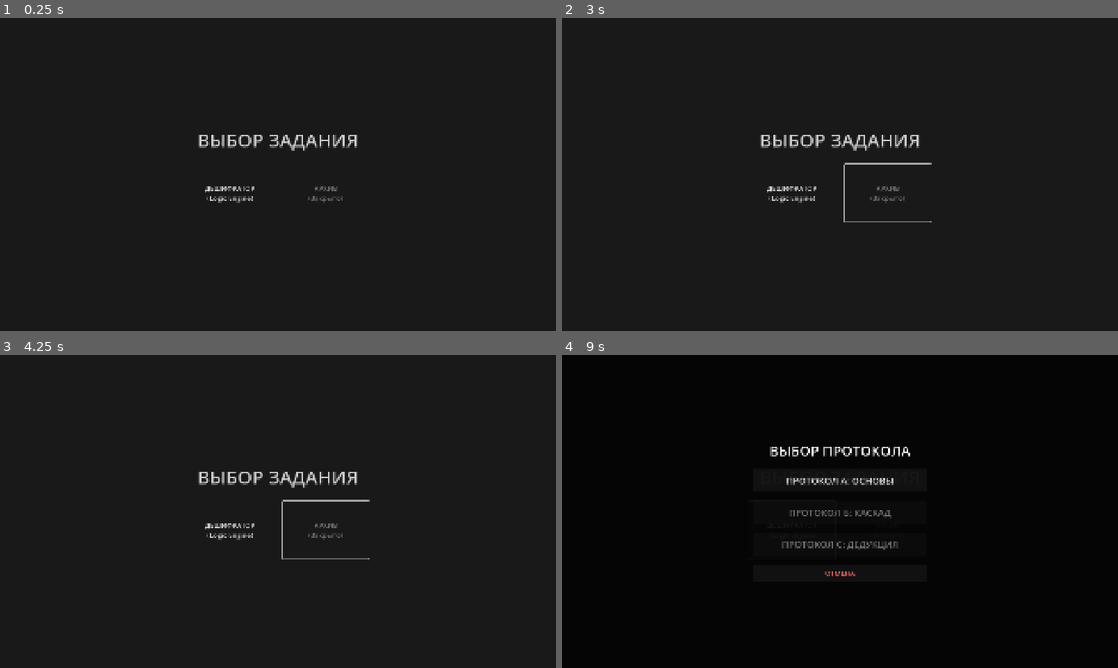
Above: before the commit, frames 1-4 (two rows, left to right).
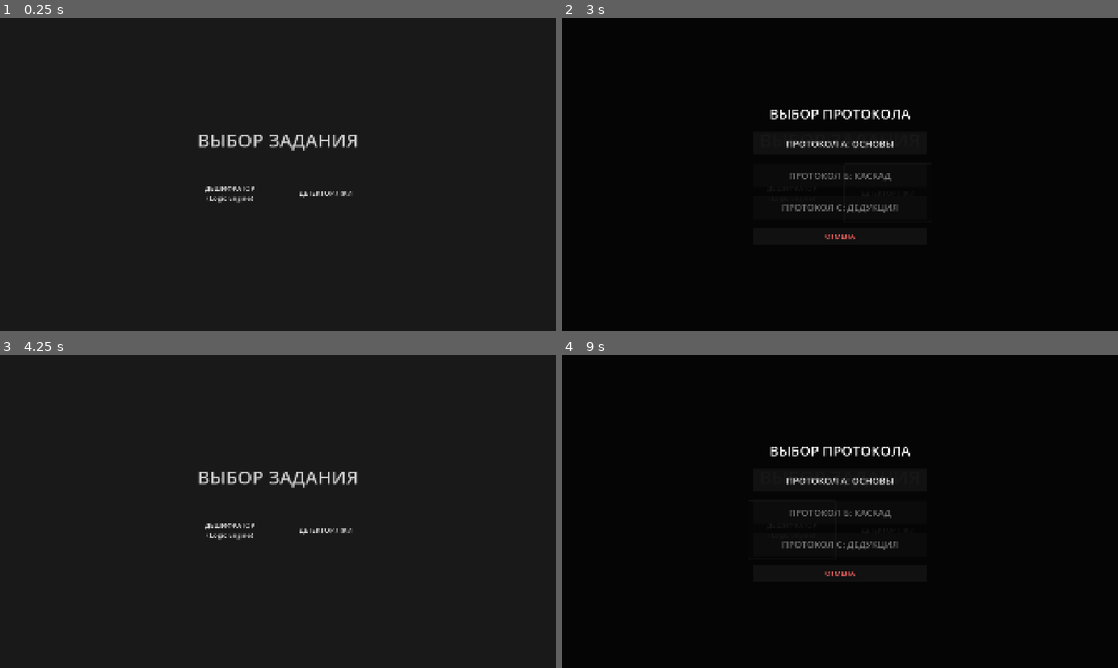
Above: after the commit, the same moments.

Repository: Nurik-dotcom/untmatric
Game: Godot game, scene res://scenes/QuestSelect.tscn
The game is run twice, just before and just after one commit, with the same random seed, the same clock (stepped at 60 frames per second) and the same inputs.
Inputs (mouse positions are in pixels of both pictures, inside the frame that each line leads up to):
- Up to frame 1 (0.25 s): no input
- Up to frame 2 (3 s): click "ДЕШИФРАТОР (Logic Engine)" at 0.5 s; click "ПРОТОКОЛ А: ОСНОВЫ" at 1.25 s; click "МЕНЮ" at 2 s; click (890, 193) at 2.75 s, where only the run after the commit has a clickable "ДЕТЕКТОР ЛЖИ"
- Up to frame 3 (4.25 s): click (278, 574) at 3.5 s, where only the run after the commit has a clickable "ОТМЕНА"
- Up to frame 4 (9 s): click "ДЕШИФРАТОР (Logic Engine)" at 4.25 s; click "ПРОТОКОЛ А: ОСНОВЫ" at 5 s; click "ПРОВЕРИТЬ" at 5.75 s; click "МЕНЮ" at 6.5 s; click (890, 530) at 7.25 s, where only the run after the commit has a clickable "ДЕТЕКТОР ЛЖИ"; click (840, 574) at 8 s, where only the run after the commit has a clickable "ОТМЕНА"; click "ДЕШИФРАТОР (Logic Engine)" at 8.75 s

The runs differ from the first frame. In frame 1, 0.2% of the frame differs, in the area x 53-64%, y 53-60%; in frame 2, 2.1%, in the area x 35-67%, y 29-71%; in frame 3, 0.4%; in frame 4, less than 0.1%.

Commit message:
Implement Logic Quest (Lie Detector) and finalize navigation
- Added `scenes/LogicQuestA.tscn` and `.gd` implementing the logic gate puzzle (Level A).
- Updated `scenes/QuestSelect.tscn` to include the "Lie Detector" button.
- Updated `scenes/QuestSelect.gd` to handle navigation to the Logic Quest.
- Added `scenes/Blur.gdshader` for the modal background effect.
- Renamed "Archive" button to "Lie Detector".
- Ensured landscape layout and Russian localization throughout.
- Preserved existing Decryptor and LogicEngine implementations.

Co-authored-by: Nurik-dotcom <84225078+Nurik-dotcom@users.noreply.github.com>

Diff:
--- /dev/null
+++ b/scenes/Blur.gdshader
@@ -0,0 +1,9 @@
+shader_type canvas_item;
+
+uniform float lod: hint_range(0.0, 5.0) = 0.0;
+uniform vec4 modulate: source_color = vec4(0.0, 0.0, 0.0, 0.8);
+
+void fragment() {
+	vec4 color = texture(TEXTURE, UV, lod);
+	COLOR = color * modulate;
+}
--- /dev/null
+++ b/scenes/LogicQuestA.gd
@@ -0,0 +1,95 @@
+extends Control
+
+# Перечисления для типов вентилей
+enum GateType { NONE, AND, OR, NOT, XOR }
+
+# Состояние уровня
+var input_a: bool = false
+var input_b: bool = false
+var target_output: bool = true # Чего мы хотим добиться
+var selected_gate: GateType = GateType.NONE
+
+@onready var lamp = $MainLayout/ContentArea/CircuitBoard/Lamp
+@onready var result_label = $MainLayout/ResultContainer/ResultLabel
+@onready var story_label = $MainLayout/ContentArea/StoryLabel
+@onready var gate_selector = $MainLayout/ContentArea/CircuitBoard/GateSelector
+
+# Данные для квестов уровня А
+var quests = [
+	{
+		"text": "Свидетель: 'Свет включился, когда сработала И дверь, И окно'.",
+		"a": true, "b": true, "target": true, "hint": "Нужна полная конъюнкция."
+	},
+	{
+		"text": "Детектор должен показать ЛОЖЬ, если хотя бы один датчик активен.",
+		"a": true, "b": false, "target": false, "hint": "Ищи инверсию или исключение."
+	}
+]
+
+func _ready():
+	_setup_gate_selector()
+	setup_quest(0)
+
+func _setup_gate_selector():
+	gate_selector.clear()
+	gate_selector.add_item("ВЫБРАТЬ", GateType.NONE)
+	gate_selector.add_item("& (И)", GateType.AND)
+	gate_selector.add_item("≥1 (ИЛИ)", GateType.OR)
+	gate_selector.add_item("1 (НЕ)", GateType.NOT)
+	gate_selector.add_item("=1 (XOR)", GateType.XOR)
+
+func setup_quest(idx):
+	if idx >= quests.size(): idx = 0
+	var q = quests[idx]
+	story_label.text = q.text
+	input_a = q.a
+	input_b = q.b
+	target_output = q.target
+
+	# Reset state
+	selected_gate = GateType.NONE
+	gate_selector.selected = 0
+	lamp.color = Color(0.2, 0.2, 0.2)
+	result_label.text = "ОЖИДАНИЕ ВЫБОРА..."
+
+# Сердце механики — расчет логики
+func check_logic() -> bool:
+	var current_output = false
+	match selected_gate:
+		GateType.AND:
+			current_output = input_a and input_b
+		GateType.OR:
+			current_output = input_a or input_b
+		GateType.NOT:
+			current_output = not input_a # В уровне А для НЕ используем только один вход
+		GateType.XOR:
+			current_output = input_a != input_b
+
+	return current_output
+
+func _on_gate_selected(index):
+	selected_gate = index as GateType
+
+	if selected_gate == GateType.NONE:
+		lamp.color = Color(0.2, 0.2, 0.2)
+		result_label.text = "..."
+		return
+
+	var output = check_logic()
+	var is_correct = (output == target_output)
+
+	# Визуальный отклик в стиле нуар
+	if output:
+		lamp.color = Color.WHITE # Лампа "зажглась"
+	else:
+		lamp.color = Color(0.1, 0.1, 0.1) # Лампа погасла (но это может быть правильным ответом!)
+
+	if is_correct:
+		result_label.add_theme_color_override("font_color", Color.GREEN)
+		result_label.text = "УЛИКА ПОДТВЕРЖДЕНА"
+	else:
+		result_label.add_theme_color_override("font_color", Color.RED)
+		result_label.text = "ПРОТИВОРЕЧИЕ..."
+
+func _on_back_button_pressed():
+	get_tree().change_scene_to_file("res://scenes/QuestSelect.tscn")
--- /dev/null
+++ b/scenes/LogicQuestA.tscn
@@ -0,0 +1,154 @@
+[gd_scene load_steps=2 format=3]
+
+[ext_resource type="Script" path="res://scenes/LogicQuestA.gd" id="1_script"]
+
+[node name="LogicQuestA" type="Control"]
+layout_mode = 3
+anchors_preset = 15
+anchor_right = 1.0
+anchor_bottom = 1.0
+grow_horizontal = 2
+grow_vertical = 2
+script = ExtResource("1_script")
+
+[node name="Background" type="ColorRect" parent="."]
+layout_mode = 1
+anchors_preset = 15
+anchor_right = 1.0
+anchor_bottom = 1.0
+grow_horizontal = 2
+grow_vertical = 2
+color = Color(0, 0, 0, 1)
+
+[node name="MainLayout" type="VBoxContainer" parent="."]
+layout_mode = 1
+anchors_preset = 15
+anchor_right = 1.0
+anchor_bottom = 1.0
+grow_horizontal = 2
+grow_vertical = 2
+theme_override_constants/separation = 20
+
+[node name="TopBar" type="HBoxContainer" parent="MainLayout"]
+custom_minimum_size = Vector2(0, 80)
+layout_mode = 2
+alignment = 1
+
+[node name="BackButton" type="Button" parent="MainLayout/TopBar"]
+custom_minimum_size = Vector2(120, 0)
+layout_mode = 2
+theme_override_font_sizes/font_size = 24
+text = "НАЗАД"
+
+[node name="Spacer" type="Control" parent="MainLayout/TopBar"]
+custom_minimum_size = Vector2(100, 0)
+layout_mode = 2
+
+[node name="Title" type="Label" parent="MainLayout/TopBar"]
+layout_mode = 2
+theme_override_font_sizes/font_size = 32
+text = "СЛЕДСТВЕННЫЙ ЭКСПЕРИМЕНТ"
+
+[node name="ContentArea" type="VBoxContainer" parent="MainLayout"]
+layout_mode = 2
+size_flags_vertical = 3
+alignment = 1
+
+[node name="StoryLabel" type="Label" parent="MainLayout/ContentArea"]
+custom_minimum_size = Vector2(0, 100)
+layout_mode = 2
+theme_override_colors/font_color = Color(0.8, 0.8, 0.8, 1)
+theme_override_font_sizes/font_size = 28
+text = "Свидетель утверждает..."
+horizontal_alignment = 1
+autowrap_mode = 2
+
+[node name="CircuitBoard" type="Node2D" parent="MainLayout/ContentArea"]
+position = Vector2(960, 300)
+
+[node name="WiresLayer" type="Node2D" parent="MainLayout/ContentArea/CircuitBoard"]
+
+[node name="InputA_Wire" type="Line2D" parent="MainLayout/ContentArea/CircuitBoard/WiresLayer"]
+points = PackedVector2Array(-300, -100, -100, -100, -100, -20, 0, -20)
+width = 4.0
+default_color = Color(0.8, 0.8, 0.8, 1)
+begin_cap_mode = 2
+end_cap_mode = 2
+
+[node name="InputB_Wire" type="Line2D" parent="MainLayout/ContentArea/CircuitBoard/WiresLayer"]
+points = PackedVector2Array(-300, 100, -100, 100, -100, 20, 0, 20)
+width = 4.0
+default_color = Color(0.8, 0.8, 0.8, 1)
+begin_cap_mode = 2
+end_cap_mode = 2
+
+[node name="Output_Wire" type="Line2D" parent="MainLayout/ContentArea/CircuitBoard/WiresLayer"]
+points = PackedVector2Array(100, 0, 300, 0)
+width = 4.0
+default_color = Color(0.8, 0.8, 0.8, 1)
+begin_cap_mode = 2
+end_cap_mode = 2
+
+[node name="InputA_Btn" type="Button" parent="MainLayout/ContentArea/CircuitBoard"]
+offset_left = -400.0
+offset_top = -140.0
+offset_right = -300.0
+offset_bottom = -60.0
+theme_override_font_sizes/font_size = 24
+text = "ВХОД А"
+
+[node name="InputB_Btn" type="Button" parent="MainLayout/ContentArea/CircuitBoard"]
+offset_left = -400.0
+offset_top = 60.0
+offset_right = -300.0
+offset_bottom = 140.0
+theme_override_font_sizes/font_size = 24
+text = "ВХОД Б"
+
+[node name="GateSelector" type="OptionButton" parent="MainLayout/ContentArea/CircuitBoard"]
+offset_left = -50.0
+offset_top = -40.0
+offset_right = 150.0
+offset_bottom = 40.0
+theme_override_font_sizes/font_size = 32
+flat = true
+item_count = 3
+popup/item_0/text = "ВЫБРАТЬ"
+popup/item_0/id = 0
+popup/item_1/text = "& (И)"
+popup/item_1/id = 1
+popup/item_2/text = "≥1 (ИЛИ)"
+popup/item_2/id = 2
+
+[node name="Lamp" type="ColorRect" parent="MainLayout/ContentArea/CircuitBoard"]
+offset_left = 300.0
+offset_top = -50.0
+offset_right = 400.0
+offset_bottom = 50.0
+color = Color(0.2, 0.2, 0.2, 1)
+
+[node name="LampLabel" type="Label" parent="MainLayout/ContentArea/CircuitBoard/Lamp"]
+layout_mode = 1
+anchors_preset = 15
+anchor_right = 1.0
+anchor_bottom = 1.0
+grow_horizontal = 2
+grow_vertical = 2
+theme_override_colors/font_color = Color(0, 0, 0, 1)
+text = "ВЫХОД"
+horizontal_alignment = 1
+vertical_alignment = 1
+
+[node name="ResultContainer" type="VBoxContainer" parent="MainLayout"]
+custom_minimum_size = Vector2(0, 150)
+layout_mode = 2
+alignment = 1
+
+[node name="ResultLabel" type="Label" parent="MainLayout/ResultContainer"]
+layout_mode = 2
+theme_override_font_sizes/font_size = 32
+text = "..."
+horizontal_alignment = 1
+
+[connection signal="pressed" from="MainLayout/TopBar/BackButton" to="." method="_on_back_button_pressed"]
+[connection signal="item_selected" from="MainLayout/ContentArea/CircuitBoard/GateSelector" to="." method="_on_gate_selected"]
--- a/scenes/QuestSelect.gd
+++ b/scenes/QuestSelect.gd
@@ -1,18 +1,31 @@
 extends Control
 
 @onready var modal = $ModalLayer/ModeSelectionModal
+
+enum QuestType { DECRYPTOR, LOGIC_GATE }
+var selected_quest_type = QuestType.DECRYPTOR
 
 func _ready():
 	modal.visible = false
 
 func _on_quest_button_pressed():
-	# Show the difficulty selection modal
+	# Decryptor
+	selected_quest_type = QuestType.DECRYPTOR
+	modal.visible = true
+
+func _on_lie_detector_pressed():
+	# Logic Gate / Lie Detector
+	selected_quest_type = QuestType.LOGIC_GATE
 	modal.visible = true
 
 func _on_complexity_a_pressed():
 	# Start the game with Complexity A (Level 0)
 	GlobalMetrics.current_level_index = 0
-	get_tree().change_scene_to_file("res://scenes/Decryptor.tscn")
+
+	if selected_quest_type == QuestType.DECRYPTOR:
+		get_tree().change_scene_to_file("res://scenes/Decryptor.tscn")
+	elif selected_quest_type == QuestType.LOGIC_GATE:
+		get_tree().change_scene_to_file("res://scenes/LogicQuestA.tscn")
 
 func _on_complexity_b_pressed():
 	pass # Disabled
--- a/scenes/QuestSelect.tscn
+++ b/scenes/QuestSelect.tscn
@@ -1,6 +1,12 @@
-[gd_scene load_steps=2 format=3]
+[gd_scene load_steps=4 format=3]
 
 [ext_resource type="Script" path="res://scenes/QuestSelect.gd" id="1_script"]
+[ext_resource type="Shader" path="res://scenes/Blur.gdshader" id="2_shader"]
+
+[sub_resource type="ShaderMaterial" id="ShaderMaterial_1"]
+shader = ExtResource("2_shader")
+shader_parameter/lod = 2.5
+shader_parameter/modulate = Color(0, 0, 0, 0.8)
 
 [node name="QuestSelect" type="Control"]
 layout_mode = 3
@@ -55,9 +61,7 @@
 custom_minimum_size = Vector2(300, 200)
 layout_mode = 2
 theme_override_font_sizes/font_size = 24
-disabled = true
-text = "АРХИВ
-(Закрыто)"
+text = "ДЕТЕКТОР ЛЖИ"
 
 [node name="ModalLayer" type="CanvasLayer" parent="."]
 
@@ -70,13 +74,14 @@
 grow_vertical = 2
 
 [node name="BackgroundDim" type="ColorRect" parent="ModalLayer/ModeSelectionModal"]
+material = SubResource("ShaderMaterial_1")
 layout_mode = 1
 anchors_preset = 15
 anchor_right = 1.0
 anchor_bottom = 1.0
 grow_horizontal = 2
 grow_vertical = 2
-color = Color(0, 0, 0, 0.8)
+color = Color(0, 0, 0, 1)
 
 [node name="CenterContainer" type="CenterContainer" parent="ModalLayer/ModeSelectionModal"]
 layout_mode = 1
@@ -125,5 +130,6 @@
 text = "ОТМЕНА"
 
 [connection signal="pressed" from="MainLayout/QuestGrid/QuestBtn" to="." method="_on_quest_button_pressed"]
+[connection signal="pressed" from="MainLayout/QuestGrid/QuestBtn2" to="." method="_on_lie_detector_pressed"]
 [connection signal="pressed" from="ModalLayer/ModeSelectionModal/CenterContainer/VBoxContainer/BtnComplexityA" to="." method="_on_complexity_a_pressed"]
 [connection signal="pressed" from="ModalLayer/ModeSelectionModal/CenterContainer/VBoxContainer/BtnClose" to="." method="_on_close_modal_pressed"]
